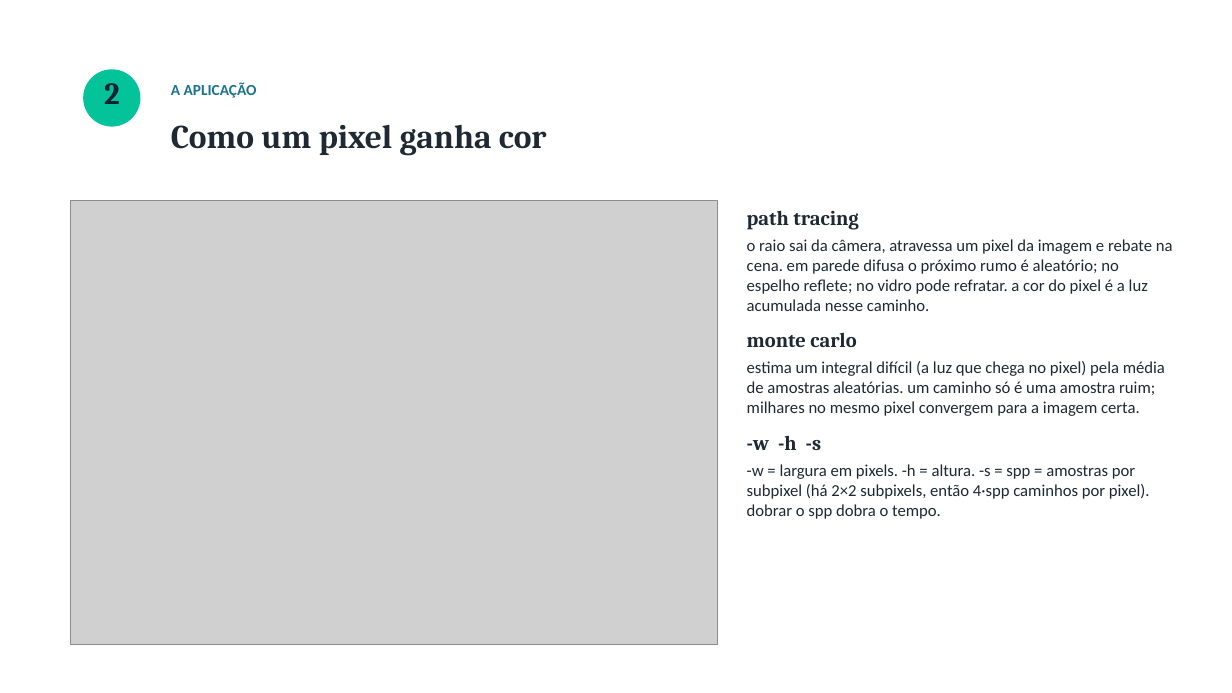
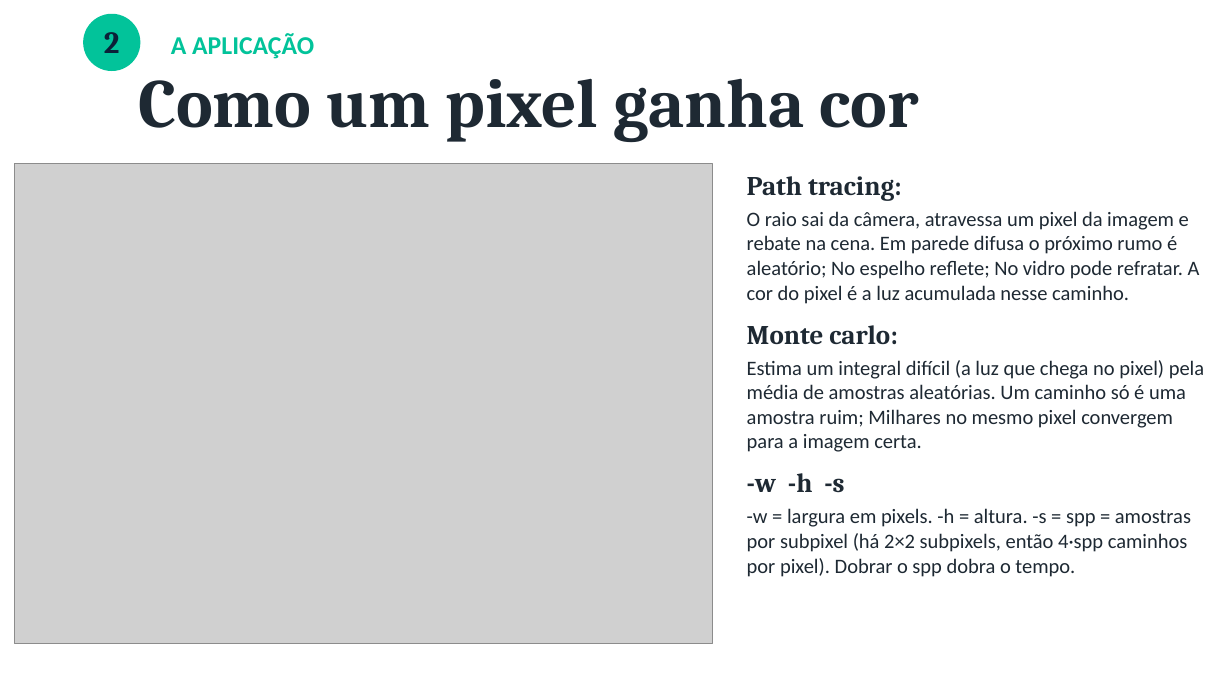
Before and after one commit to bengo501/T1-CompPar-ParalelizacaoDeUmaAplicacaoComOpenMP-, a slide deck: slide 3 of apresentacao/Apresentacao_T1_OpenMP.pptx. Drawn at 1232x693 pixels with LibreOffice and Linux fonts; fonts in the diff are those of the drawing; grey boxes stand for pictures. Boxes give left, top, right and bottom in pixels: in the first picture for what was removed or moved away, otherwise in the second. Text is boxed around its words. In the diff, an @@ line names an element or a change of style, - is before the commit and + after.

```diff
--- a/apresentacao/Apresentacao_T1_OpenMP.pptx
+++ b/apresentacao/Apresentacao_T1_OpenMP.pptx
@@ text "2": place and size @@
-text "2" at (104,83,120,104)
+text "2" at (104,32,120,53)
@@ ellipse: place and size @@
-ellipse at (83,69,140,127)
+ellipse at (83,14,140,71)
@@ text "A APLICAÇÃO": place and size @@
-text "A APLICAÇÃO" at (171,82,257,98)
+text "A APLICAÇÃO" at (171,33,314,59)
@@ text "A APLICAÇÃO" at (171,33,314,59): size 12 to 20 pt, text colour #1C7293 to #02C39A @@
@@ text "Como um pixel ganha cor": place and size @@
-text "Como um pixel ganha cor" at (171,125,547,156)
+text "Como um pixel ganha cor" at (138,78,919,141)
@@ text "Como um pixel ganha cor" at (138,78,919,141): size 26 to 54 pt @@
@@ picture: place and size @@
-picture at (71,201,718,645)
+picture at (14,164,713,643)
@@ text "Path tracing:": place and size @@
-text "Path tracing:" at (747,210,1173,519)
+text "Path tracing:" at (747,176,1204,577)
@@ text at (747,176,1204,452): text changed; size 13 to 16 pt @@
-path tracing
-o raio sai da câmera, atravessa um pixel da imagem e rebate na cena. em parede difusa o próximo rumo é aleatório; no espelho reflete; no vidro pode refratar. a cor do pixel é a luz acumulada nesse caminho.
-monte carlo
-estima um integral difícil (a luz que chega no pixel) pela média de amostras aleatórias. um caminho só é uma amostra ruim; milhares no mesmo pixel convergem para a imagem certa.
+Path tracing:
+O raio sai da câmera, atravessa um pixel da imagem e rebate na cena. Em parede difusa o próximo rumo é aleatório; No espelho reflete; No vidro pode refratar. A cor do pixel é a luz acumulada nesse caminho.
+Monte carlo:
+Estima um integral difícil (a luz que chega no pixel) pela média de amostras aleatórias. Um caminho só é uma amostra ruim; Milhares no mesmo pixel convergem para a imagem certa.
@@ text at (747,473,844,493): size 16 to 21 pt in "-w -h -s" @@
@@ text at (747,508,1191,577): text changed; size 13 to 16 pt @@
--w = largura em pixels. -h = altura. -s = spp = amostras por subpixel (há 2×2 subpixels, então 4·spp caminhos por pixel). dobrar o spp dobra o tempo.
+-w = largura em pixels. -h = altura. -s = spp = amostras por subpixel (há 2×2 subpixels, então 4·spp caminhos por pixel). Dobrar o spp dobra o tempo.
```
Also in this commit, not shown: 10 other slides changed, 2 other files.
